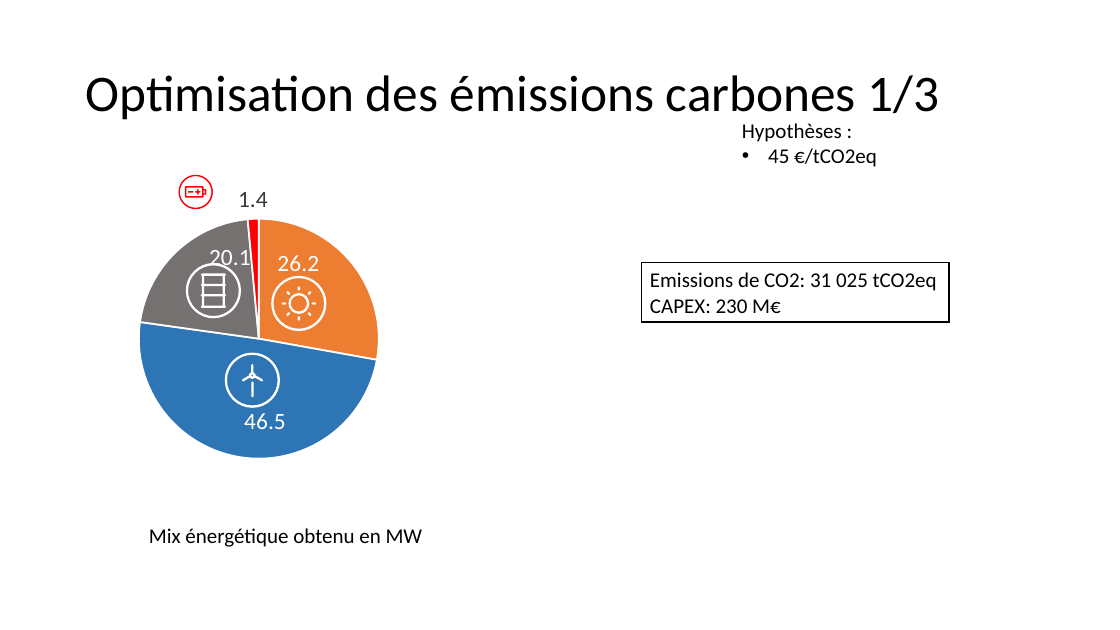
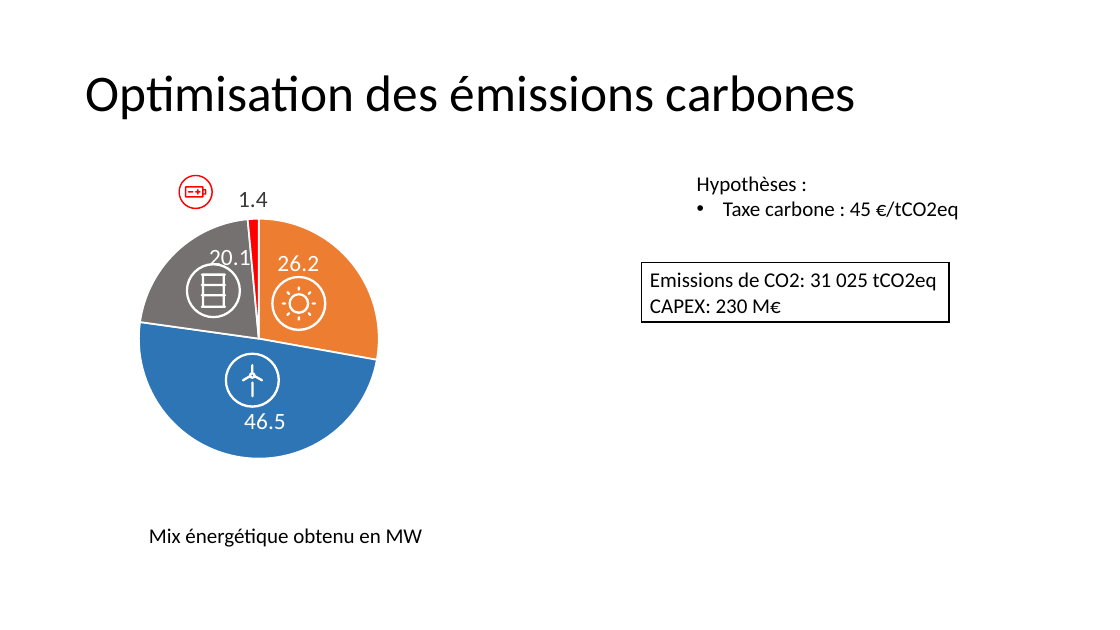
Before and after one commit to cledat/Projet-EA314, a slide deck: slide 13 of rapport.pptx (slide 7 before the commit). Drawn at 1120x630 pixels with LibreOffice and Linux fonts; fonts in the diff are those of the drawing. Boxes give left, top, right and bottom in pixels: in the first picture for what was removed or moved away, otherwise in the second. Text is boxed around its words. In the diff, an @@ line names an element or a change of style, - is before the commit and + after.

```diff
--- a/rapport.pptx
+++ b/rapport.pptx
@@ title at (x1=85, y1=75, x2=856, y2=120): text changed @@
-Optimisation des émissions carbones 1/3
+Optimisation des émissions carbones
@@ text "Hypothèses :" moved from (x1=742, y1=123, x2=877, y2=167) to (x1=697, y1=176, x2=959, y2=220) @@
@@ text at (x1=723, y1=201, x2=959, y2=220): text changed @@
-• 45 €/tCO2eq
+• Taxe carbone : 45 €/tCO2eq
```
Also in this commit, not shown: 8 other slides changed, 1 slide added, 1 other file.
